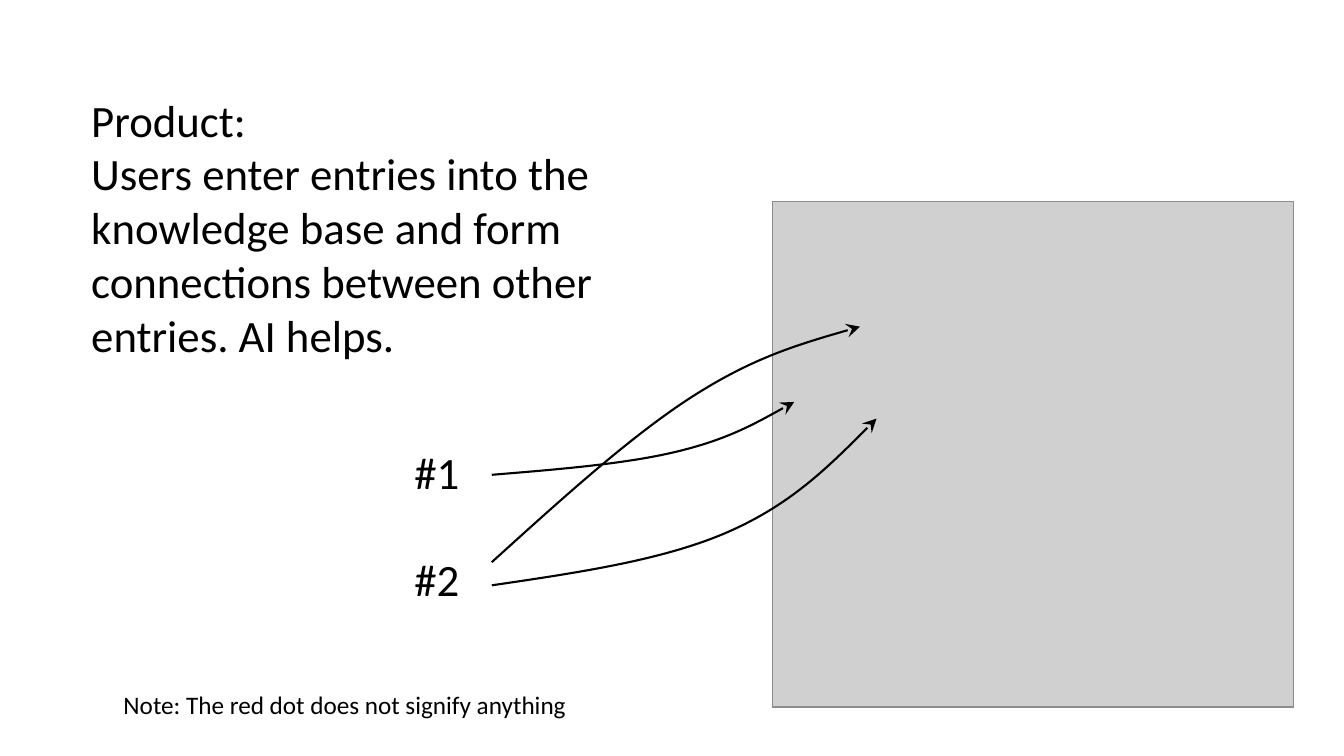
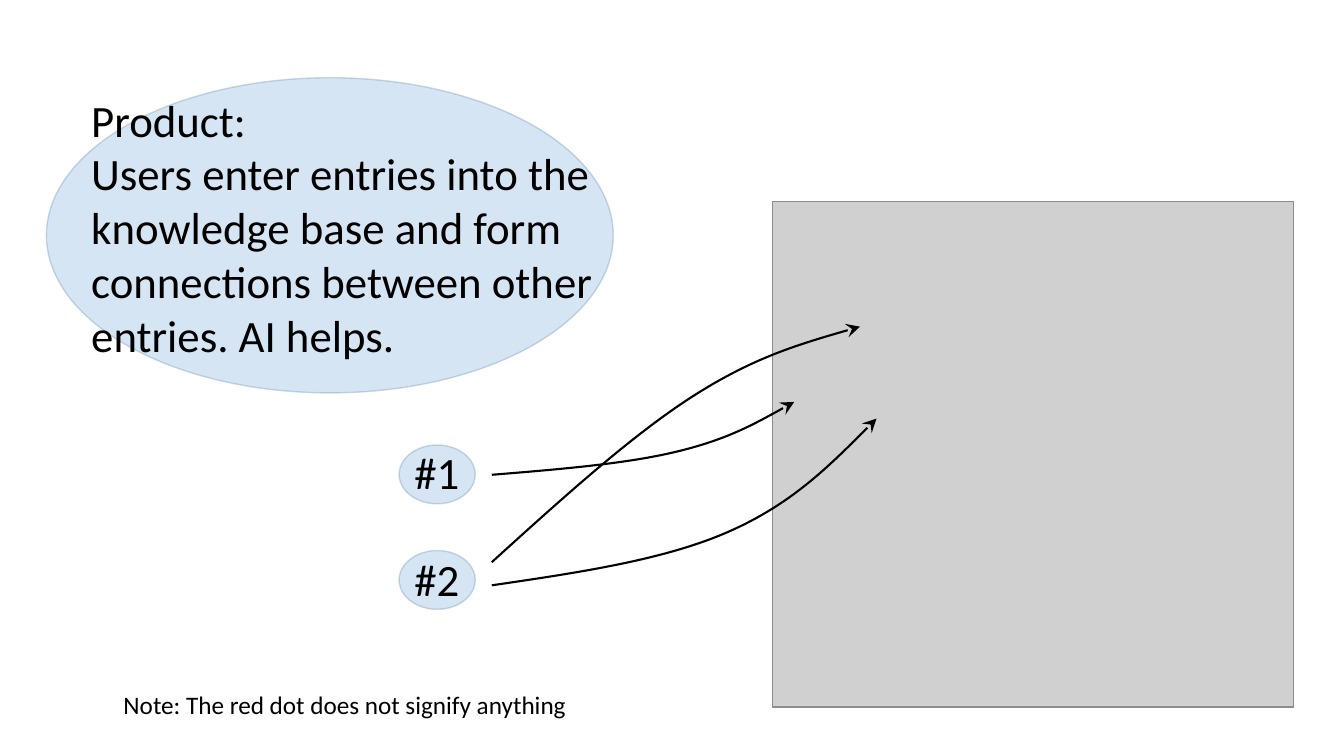
Before and after one commit to Methodocracy-Foundation/Methodocracy, a slide deck: slide 6 of Documentation/Company/Business Plan/Pitch Deck.pptx. Drawn at 1344x756 pixels with LibreOffice and Linux fonts; fonts in the diff are those of the drawing; grey boxes stand for pictures. Boxes give left, top, right and bottom in pixels: in the first picture for what was removed or moved away, otherwise in the second. Text is boxed around its words. In the diff, an @@ line names an element or a change of style, - is before the commit and + after.

```diff
--- a/Documentation/Company/Business Plan/Pitch Deck.pptx
+++ b/Documentation/Company/Business Plan/Pitch Deck.pptx
@@ ellipse added at bbox=[46, 78, 613, 393], fill #5B9BD5 at 25% opacity, outline #43739E 1 pt @@
@@ ellipse added at bbox=[399, 445, 476, 503], fill #5B9BD5 at 25% opacity, outline #43739E 1 pt @@
@@ ellipse added at bbox=[399, 551, 476, 609], fill #5B9BD5 at 25% opacity, outline #43739E 1 pt @@
```
Also in this commit, not shown: 1 slide added, 5 other files.
